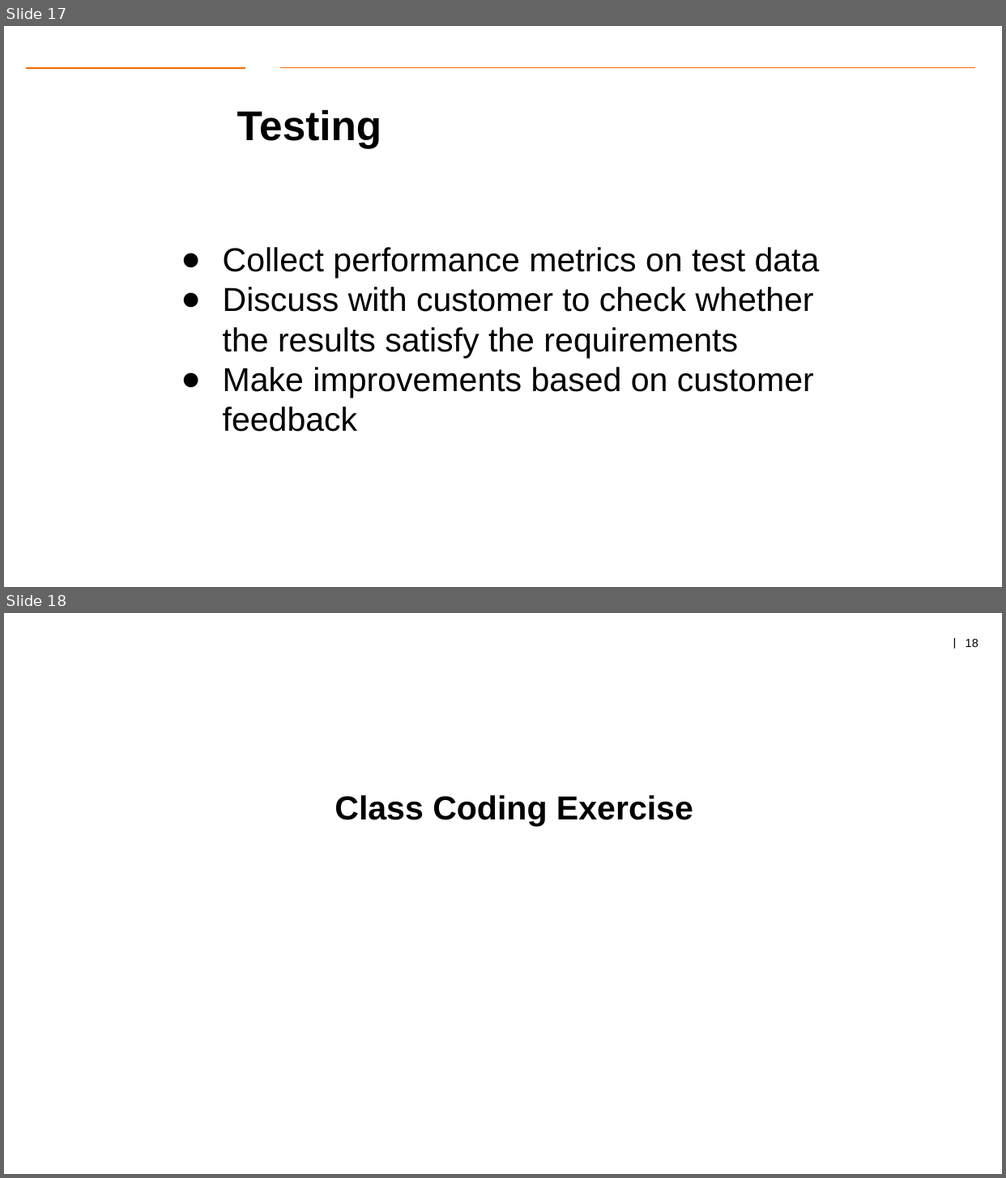
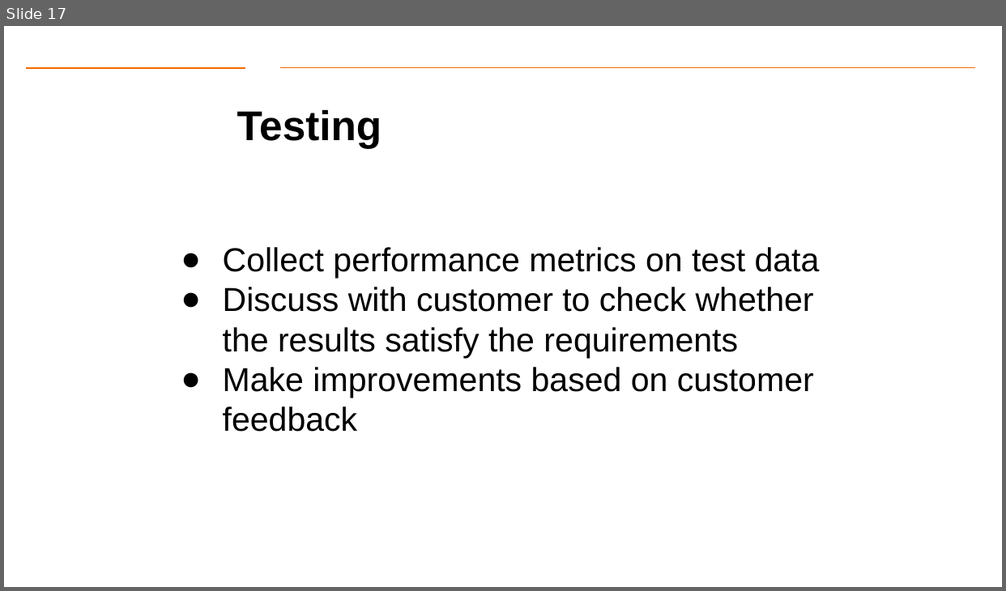
Before and after one commit to gk5951/RIT-DSCI-633-FDS, a slide deck: Syllabus/Lecture02/Lec02_CaseStudy.pptx. Shown one above the other, each under a label of ours: slides 17 and 18 before the commit, slide 17 after it. The pictures are 1006x1178 and 1006x591 pixels, drawn with LibreOffice and Linux fonts; fonts in the diff are those of the drawing; background and template pictures are left out. Boxes give left, top, right and bottom in pixels: in the first picture for what was removed or moved away, otherwise in the second. Text is boxed around its words. In the diff, an @@ line names an element or a change of style, - is before the commit and + after.

```diff
--- a/Syllabus/Lecture02/Lec02_CaseStudy.pptx
+++ b/Syllabus/Lecture02/Lec02_CaseStudy.pptx
@@ slide 18 removed at (4, 613, 1002, 1174), background #FFFFFF @@
@@ page number removed at (965, 639, 978, 647) @@
-| 18
@@ text removed at (334, 795, 693, 826) @@
-Class Coding Exercise
```
Also in this commit, not shown: 3 slides changed.
